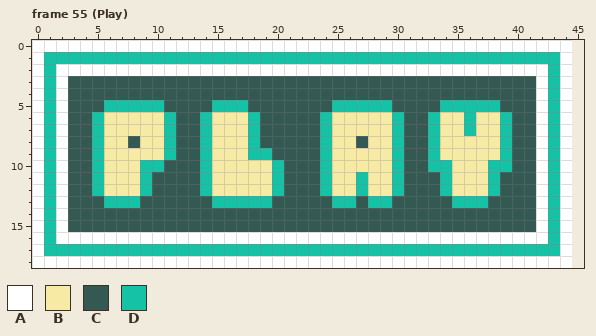
Two states of a pixel-art file, Resources/Aseprite/PlayButtonV1.aseprite. The first picture shows the starting point.
45x19 pixels, 55 frames. Shown: frame 55 (Play). The old version is drawn lined up with the new one, on the new canvas. The commit also changed other frames, which this record leaves out.
Palette (. is transparent): A #ffffff  B #f6eaa4  C #345953  D #15c2a5
Pixels before, frame 55 (Play), first column x 0:
 0 AAAAAAAAAAAAAAAAAAAAAAAAAAAAAAAAAAAAAAAAAAAAA
 1 ADDDDDDDDDDDDDDDDDDDDDDDDDDDDDDDDDDDDDDDDDDDA
 2 ADAAAAAAAAAAAAAAAAAAAAAAAAAAAAAAAAAAAAAAAAADA
 3 ADACCCCCCCCCCCCCCCCCCCCCCCCCCCCCCCCCCCCCCCADA
 4 ADACCCCCCCCCCCCCCCCCCCCCCCCCCCCCCCCCCCCCCCADA
 5 ADACCCDDDDDCCCCDDDCCCCCCCDDDDDCCCCDDDDDCCCADA
 6 ADACCDBBBBBDCCDBBBDCCCCCDBBBBBDCCDBBDBBDCCADA
 7 ADACCDBBBBBDCCDBBBDCCCCCDBBBBBDCCDBBDBBDCCADA
 8 ADACCDBBCBBDCCDBBBDCCCCCDBBCBBDCCDBBBBBDCCADA
 9 ADACCDBBBBBDCCDBBBDDCCCCDBBBBBDCCDBBBBBDCCADA
10 ADACCDBBBDDCCCDBBBBBDCCCDBBBBBDCCDDBBBDDCCADA
11 ADACCDBBBDCCCCDBBBBBDCCCDBBDBBDCCCDBBBDCCCADA
12 ADACCDBBBDCCCCDBBBBBDCCCDBBDBBDCCCDBBBDCCCADA
13 ADACCCDDDCCCCCCDDDDDCCCCCDDCDDCCCCCDDDCCCCADA
14 ADACCCCCCCCCCCCCCCCCCCCCCCCCCCCCCCCCCCCCCCADA
15 ADACCCCCCCCCCCCCCCCCCCCCCCCCCCCCCCCCCCCCCCADA
16 ADAAAAAAAAAAAAAAAAAAAAAAAAAAAAAAAAAAAAAAAAADA
17 ADDDDDDDDDDDDDDDDDDDDDDDDDDDDDDDDDDDDDDDDDDDA
18 AAAAAAAAAAAAAAAAAAAAAAAAAAAAAAAAAAAAAAAAAAAAA
After:
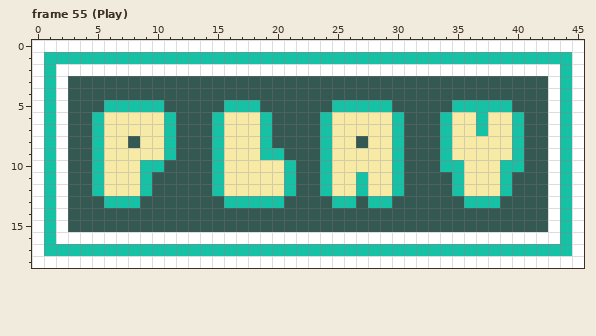
Changes in this commit:
canvas 45x19 -> 46x19
Frame 55 (Play):
Colour A is added in rows 0 to 18 at x 45.
Colour A replaces colour D in rows 2 to 16 at x 43.
Colour B replaces colour D in rows 6 to 7 at x 18, 36 and 39; in rows 8 to 9 at x 18 and 39; in rows 10 to 12 at x 20 and 38.
Colour C replaces colour A in rows 3 to 15 at x 42.
Colour C replaces colour D in row 5 at x 15 and 34; in rows 6 to 10 at x 14 and 33; in rows 11 to 12 at x 14 and 34; in row 13 at x 15 and 35.
Colour D replaces colour A in rows 1 to 17 at x 44.
Colour D replaces colour B in rows 6 to 7 at x 15, 34 and 37; in rows 8 to 9 at x 15 and 34; in rows 10 to 12 at x 15 and 35.
Colour D replaces colour C in row 5 at x 18 and 39; in rows 6 to 8 at x 19 and 40; in row 9 at x 20 and 40; in row 10 at x 21 and 40; in rows 11 to 12 at x 21 and 39; in row 13 at x 20 and 38.
Where, in picture pixels (left, top, right, bottom), the same in both pictures:
changed: (428, 40, 584, 268)
changed: (200, 100, 296, 208)
